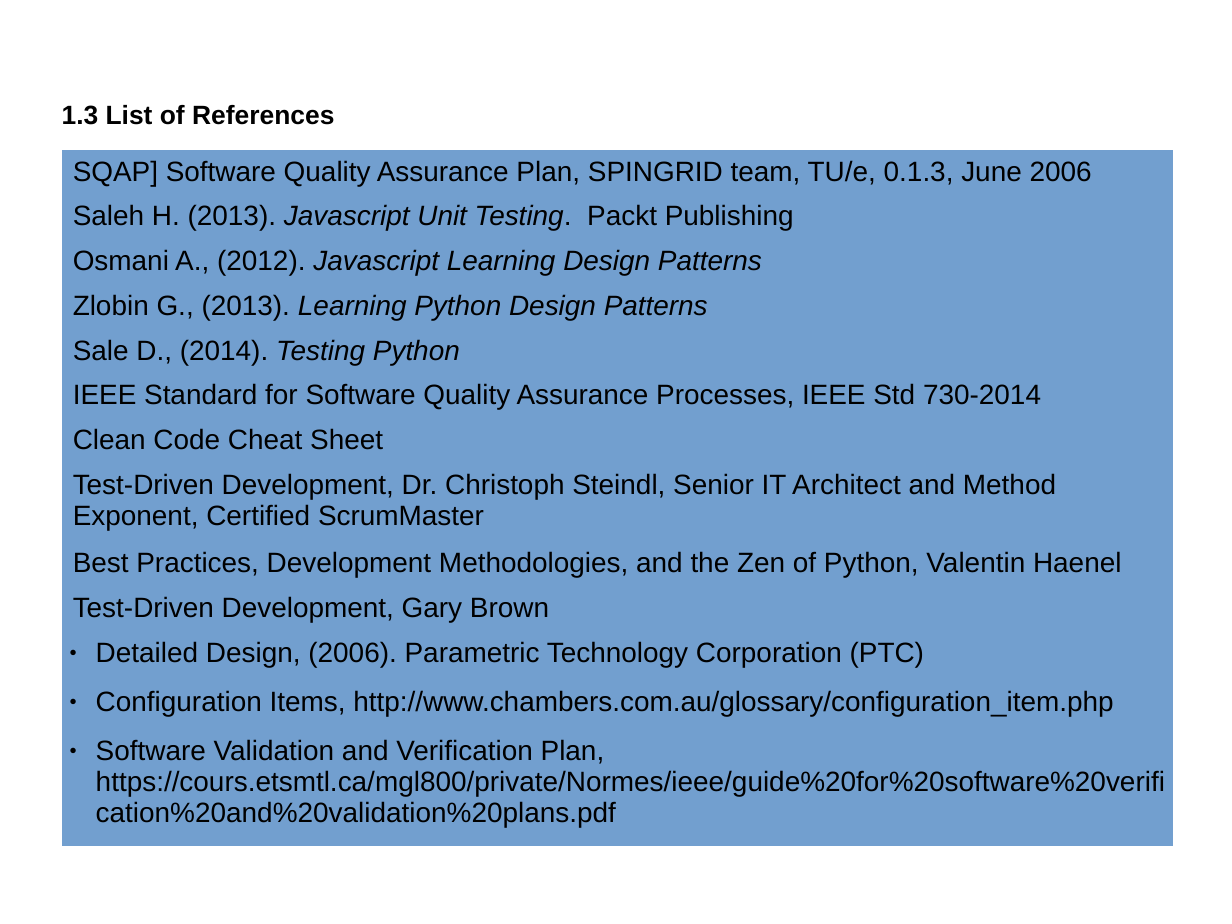
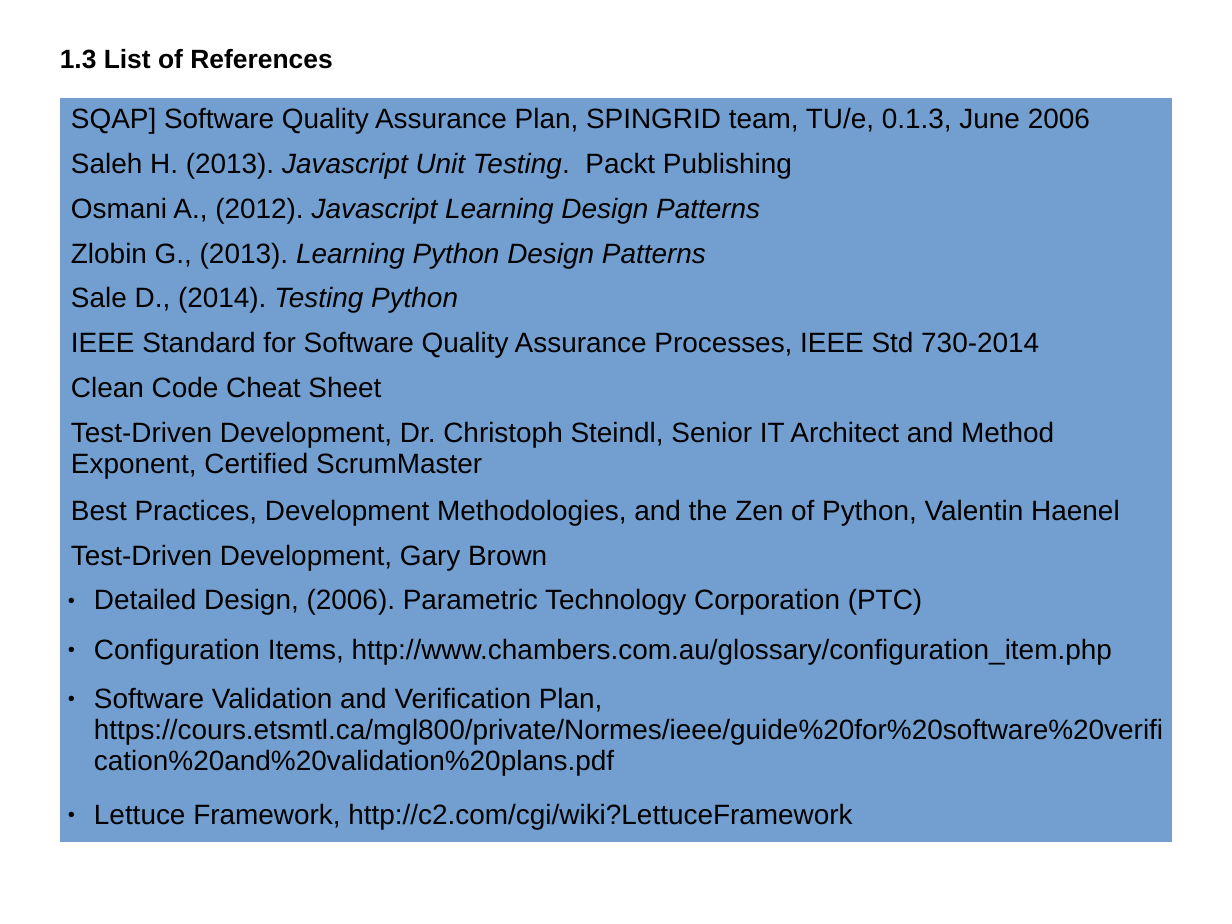
Before and after one commit to catherinemaglasang/e-store-by-scorpio, a slide deck: slide 10 of Presentation/SQAP.odp. Drawn at 1232x924 pixels with LibreOffice and Linux fonts; fonts in the diff are those of the drawing. Boxes give left, top, right and bottom in pixels: in the first picture for what was removed or moved away, otherwise in the second. Text is boxed around its words. In the diff, an @@ line names an element or a change of style, - is before the commit and + after.

```diff
--- a/Presentation/SQAP.odp
+++ b/Presentation/SQAP.odp
@@ title "1.3 List of References": place and size @@
-title "1.3 List of References" at (62,105,334,125)
+title "1.3 List of References" at (60,49,332,69)
@@ table at (60,98,1173,843) @@
+row 14: Lettuce Framework, http://c2.com/cgi/wiki?LettuceFramework
@@ table: place and size @@
-table at (61,150,1174,845)
+table at (60,98,1173,843)
```
Also in this commit, not shown: 3 other slides changed, 2 slides added.
